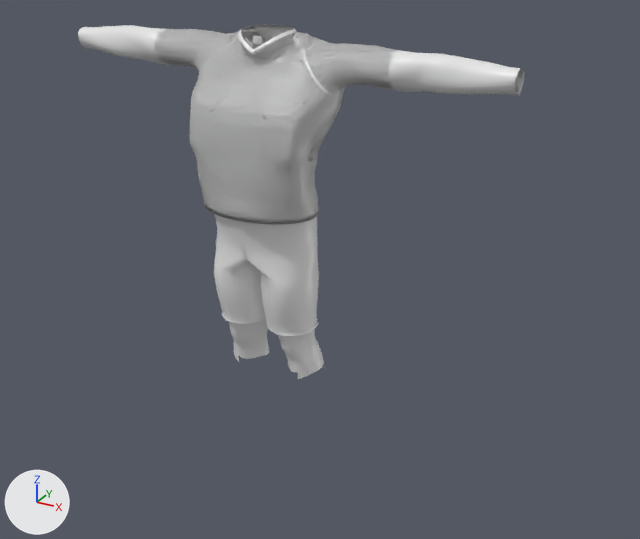
A saved change to the glTF model games/beechlawn_rovers/assets/characters/shared/body_shapes.glb.
Before and after are seen from a 50 mm lens placed at (1.37, -2.16, 1.9), pointed at (0.15, 0.06, 0.79). Every picture has the same lights, and +X, +Y and +Z are marked at lower left. The older version comes first. Where no turn or scale is listed for an object, it has been applied to the vertices.

Before the edit, the objects in view are built like this:
```python
me_kit_shorts_001 = bpy.data.meshes.new('Kit_Shorts.001')
me_kit_shorts_001.from_pydata(...)  # 1015 vertices, 1888 faces; spans x -0.171..0.171, y -0.176..0.117, z 0.62..1.03
me_kit_shorts_001.materials.append(mat_bodyshape_kit_shorts_0)  # white #e7e7e7
me_shared_skin_with_continuous_arms = bpy.data.meshes.new('Shared_Skin_With_Continuous_Arms')
me_shared_skin_with_continuous_arms.from_pydata(...)  # 1103 vertices, 1968 faces; spans x -0.729..0.73, y -0.083..0.114, z 0.429..1.512
me_shared_skin_with_continuous_arms.materials.append(mat_bodyshape_ybot_joints_0)  # white #e7e7e7
me_ybot_surface_001 = bpy.data.meshes.new('YBot_Surface.001')
me_ybot_surface_001.from_pydata(...)  # 10061 vertices, 19844 faces; spans x -0.726..0.726, y -0.182..0.135, z 1.005..1.521
me_ybot_surface_001.materials.append(mat_bodyshape_ybot_surface_0)  # white #e7e7e7
ob_kit_shorts = bpy.data.objects.new('Kit_Shorts', me_kit_shorts_001)
ob_kit_shorts.location = (0.0, 0.0, 0.0)
ob_ybot_joints = bpy.data.objects.new('YBot_Joints', me_shared_skin_with_continuous_arms)
ob_ybot_joints.location = (0.0, 0.0, 0.0)
ob_ybot_surface = bpy.data.objects.new('YBot_Surface', me_ybot_surface_001)
ob_ybot_surface.location = (0.0, 0.0, 0.0)
```
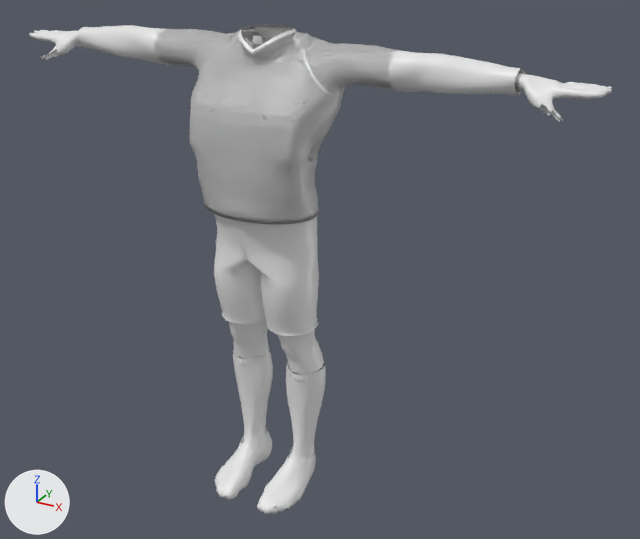
Changed parts and their boxes (x1, y1, x2, y2) in the pictures (640 x 539 px):
```json
{"object": "Kit_Socks", "change": "added", "after": [233, 351, 326, 463]}
{"object": "Kit_Boots", "change": "added", "after": [215, 427, 316, 514]}
{"object": "Skin_Hands", "change": "added", "after": [29, 30, 612, 121]}
{"object": "Kit_socks_BoundHems", "change": "added", "after": [233, 344, 325, 380]}
```

The change, as JSON lines over the scene's bpy script:
```json
{"op": "add", "block": "mat_bodyshape_skin_hands_0", "code": ["mat_bodyshape_skin_hands_0 = principled_material('BodyShape_Skin_Hands_0')", "mat_bodyshape_skin_hands_0.base_color = (0.8, 0.8, 0.8)  # white #e7e7e7", "mat_bodyshape_skin_hands_0.roughness = 0.4"]}
{"op": "add", "block": "mat_bodyshape_kit_socks_boundhems_0", "code": ["mat_bodyshape_kit_socks_boundhems_0 = principled_material('BodyShape_Kit_socks_BoundHems_0')", "mat_bodyshape_kit_socks_boundhems_0.base_color = (0.8, 0.8, 0.8)  # white #e7e7e7", "mat_bodyshape_kit_socks_boundhems_0.roughness = 0.4"]}
{"op": "add", "block": "mat_bodyshape_kit_socks_0", "code": ["mat_bodyshape_kit_socks_0 = principled_material('BodyShape_Kit_Socks_0')", "mat_bodyshape_kit_socks_0.base_color = (0.8, 0.8, 0.8)  # white #e7e7e7", "mat_bodyshape_kit_socks_0.roughness = 0.4"]}
{"op": "add", "block": "mat_bodyshape_kit_boots_0", "code": ["mat_bodyshape_kit_boots_0 = principled_material('BodyShape_Kit_Boots_0')", "mat_bodyshape_kit_boots_0.base_color = (0.8, 0.8, 0.8)  # white #e7e7e7", "mat_bodyshape_kit_boots_0.roughness = 0.4"]}
{"op": "add", "block": "me_ybot_joints_001", "code": ["me_ybot_joints_001 = bpy.data.meshes.new('YBot_Joints.001')", "me_ybot_joints_001.from_pydata(...)  # 3092 vertices, 6060 faces; spans x -0.95..0.95, y -0.02..0.12, z 1.36..1.46", "me_ybot_joints_001.materials.append(mat_bodyshape_skin_hands_0)  # white #e7e7e7"]}
{"op": "add", "block": "me_kit_socks_boundhems", "code": ["me_kit_socks_boundhems = bpy.data.meshes.new('Kit_socks_BoundHems')", "me_kit_socks_boundhems.from_pydata(...)  # 448 vertices, 448 faces; spans x -0.167..0.167, y -0.097..0.105, z 0.059..0.455", "me_kit_socks_boundhems.materials.append(mat_bodyshape_kit_socks_boundhems_0)  # white #e7e7e7"]}
{"op": "add", "block": "me_kit_socks_001", "code": ["me_kit_socks_001 = bpy.data.meshes.new('Kit_Socks.001')", "me_kit_socks_001.from_pydata(...)  # 2268 vertices, 4312 faces; spans x -0.169..0.169, y -0.097..0.107, z 0.079..0.455", "me_kit_socks_001.materials.append(mat_bodyshape_kit_socks_0)  # white #e7e7e7"]}
{"op": "add", "block": "me_kit_boots", "code": ["me_kit_boots = bpy.data.meshes.new('Kit_Boots')", "me_kit_boots.from_pydata(...)  # 1569 vertices, 3054 faces; spans x -0.156..0.156, y -0.206..0.099, z 0.001..0.13", "me_kit_boots.materials.append(mat_bodyshape_kit_boots_0)  # white #e7e7e7"]}
{"op": "add", "block": "ob_skin_hands", "code": ["ob_skin_hands = bpy.data.objects.new('Skin_Hands', me_ybot_joints_001)", "ob_skin_hands.location = (0.0, 0.0, 0.0)"]}
{"op": "add", "block": "ob_kit_socks_boundhems", "code": ["ob_kit_socks_boundhems = bpy.data.objects.new('Kit_socks_BoundHems', me_kit_socks_boundhems)", "ob_kit_socks_boundhems.location = (0.0, 0.0, 0.0)"]}
{"op": "add", "block": "ob_kit_socks", "code": ["ob_kit_socks = bpy.data.objects.new('Kit_Socks', me_kit_socks_001)", "ob_kit_socks.location = (0.0, 0.0, 0.0)"]}
{"op": "add", "block": "ob_kit_boots", "code": ["ob_kit_boots = bpy.data.objects.new('Kit_Boots', me_kit_boots)", "ob_kit_boots.location = (0.0, 0.0, 0.0)"]}
```
